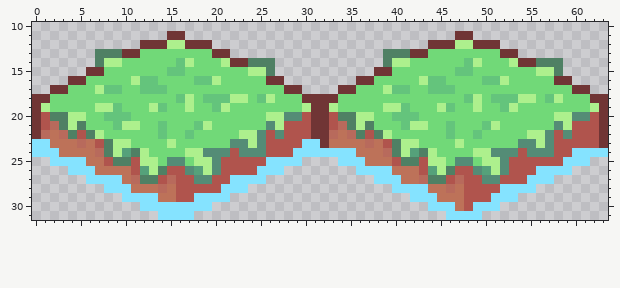
One commit to this pixel-art sprite: Assets/Textures/Game Pieces/Tile.png. Above: the version before the commit.
The file is 64x32 pixels. Shown: x 0..63, y 10..31.
Once edited:
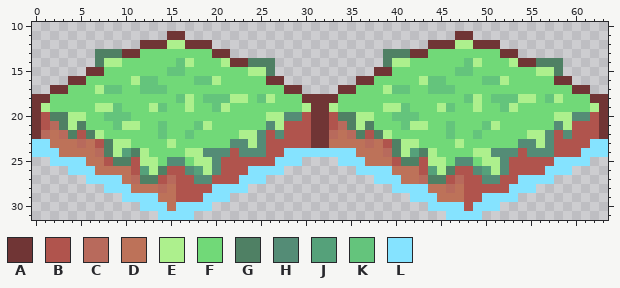
Palette (. is transparent): A #703535  B #b0544d  C #b86a5c  D #bd7259  E #adf08d  F #71d978  G #4f8064  H #548c76  J #55a17a  K #64c47c  L #85e3ff
Author's note on the commit: Fixed water flow dir in tile tex
Changes in this commit:
The author changed colour L to colour A in row 23 at x 31.
The author changed colour L to colour B in row 23 at x 30; in row 24 at x 60; in row 25 at x 26; in row 26 at x 56; in row 27 at x 22; in row 28 at x 52.
The author changed colour L to colour B in row 29 at x 18.
The author changed colour L to colour D in row 30 at x 15.
The author changed colour A to colour L in row 23 at x 63.
The author changed colour B to colour L in row 23 at x 62; in row 24 at x 28; in row 25 at x 58; in row 26 at x 24; in row 27 at x 54; in row 28 at x 20.
The author changed colour B to colour L in row 29 at x 50.
The author changed colour D to colour L in row 30 at x 47.
Boxes around the changes in both pictures, in picture pixels (x1, y1, x2, y2):
changed: (167, 139, 320, 211)
changed: (455, 139, 608, 211)
